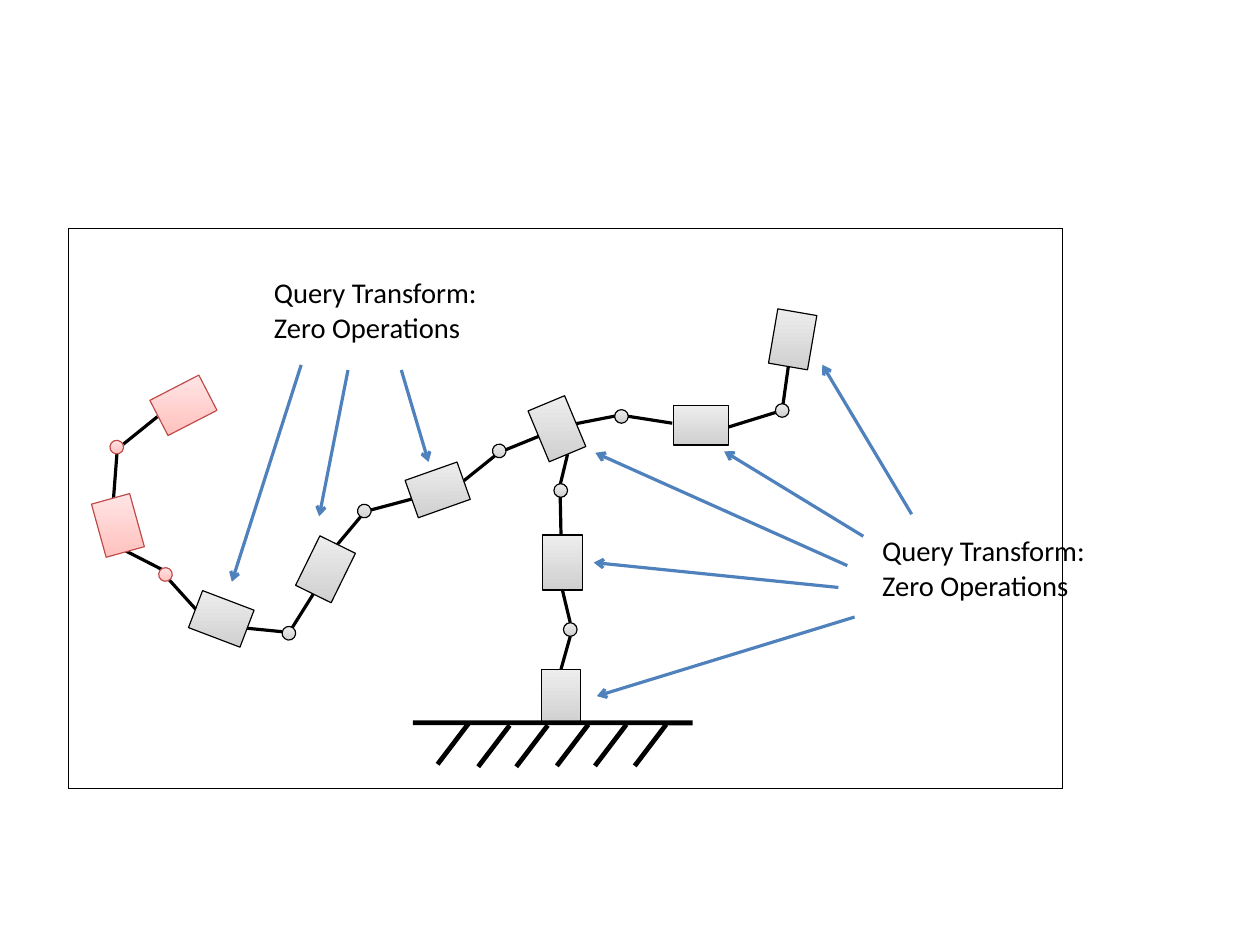
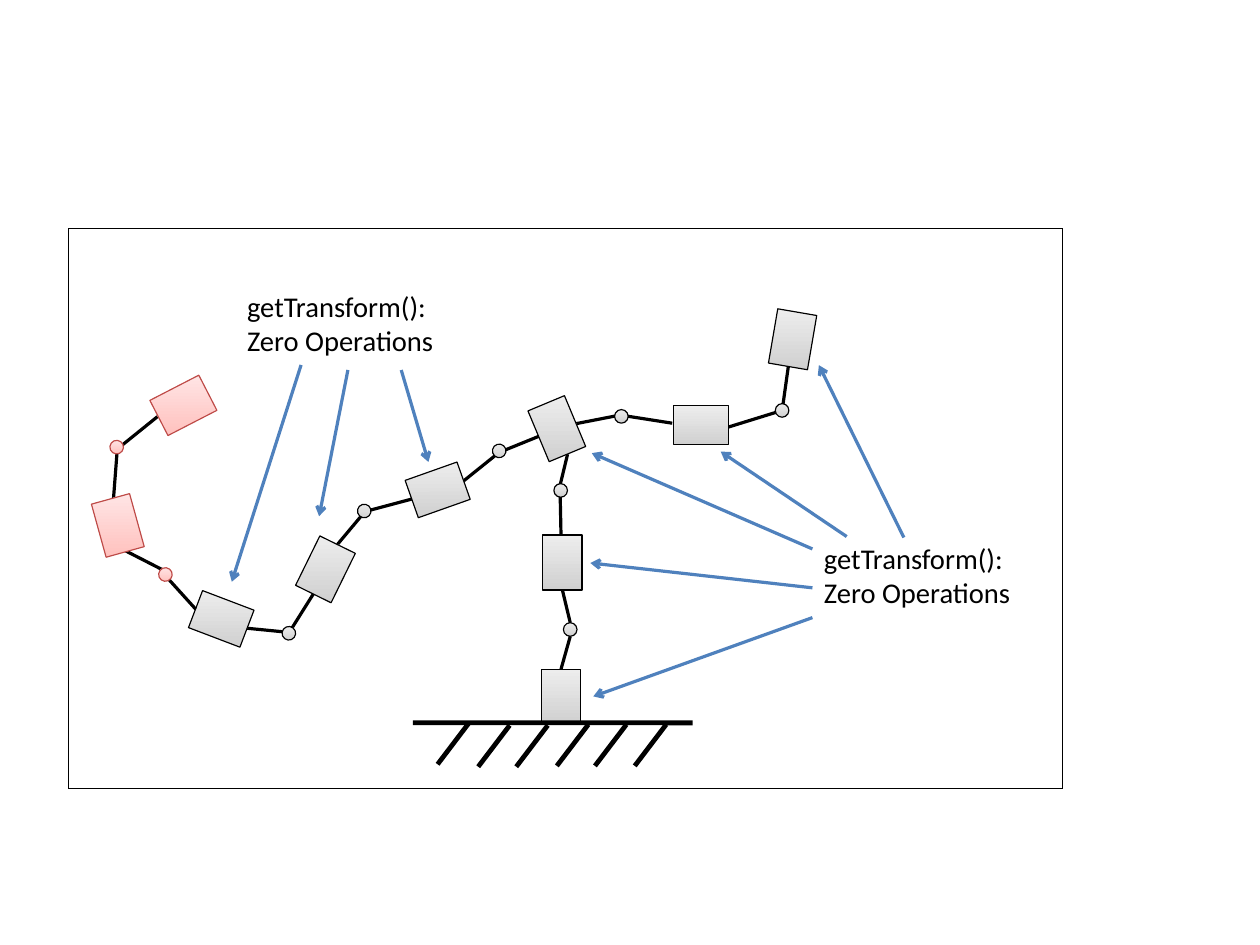
Before and after one commit to karenliu/dart_techreport, a slide deck: slide 1 of fig/lazy_4.pptx. Drawn at 1260x945 pixels with LibreOffice and Linux fonts; fonts in the diff are those of the drawing. Boxes give left, top, right and bottom in pixels: in the first picture for what was removed or moved away, otherwise in the second. Text is boxed around its words. In the diff, an @@ line names an element or a change of style, - is before the commit and + after.

```diff
--- a/fig/lazy_4.pptx
+++ b/fig/lazy_4.pptx
@@ text "getTransform():": place and size @@
-text "getTransform():" at box(274, 283, 477, 343)
+text "getTransform():" at box(247, 296, 433, 356)
@@ text at box(247, 296, 426, 322): text changed @@
-Query Transform:
+getTransform():
@@ arrow moved from (912, 515) - (823, 365) to (904, 537) - (820, 366) @@
@@ arrow moved from (847, 566) - (596, 453) to (813, 549) - (592, 453) @@
@@ arrow moved from (863, 536) - (725, 452) to (847, 536) - (721, 452) @@
@@ text "getTransform():": place and size @@
-text "getTransform():" at box(882, 538, 1085, 603)
+text "getTransform():" at box(824, 548, 1010, 608)
@@ arrow moved from (839, 588) - (595, 563) to (813, 588) - (591, 564) @@
@@ text at box(824, 548, 1003, 574): text changed @@
-Query Transform:
+getTransform():
@@ arrow moved from (855, 617) - (597, 696) to (813, 617) - (593, 696) @@
```
Also in this commit, not shown: 10 other files.
